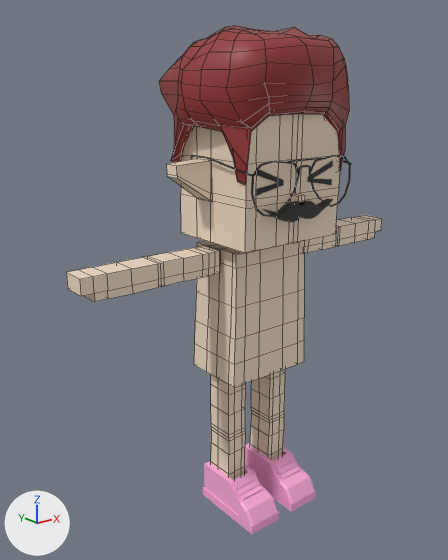
The FBX model mustachiorascals/fbx/989a23bb-9e0c-43d6-84f8-9c196c2440cb.fbx as it was, and as the next commit left it.
The view is the same before and after, from a 50 mm camera at (-0.0263, -0.0288, 0.0286) aimed at (-0.0012, 0.0024, 0.0161). The axes (+X, +Y, +Z) are drawn at lower left. The lights are the same throughout. Mesh edges are drawn as thin lines on the coarser meshes. Where no turn or scale is listed for an object, it has been applied to the vertices.

In view in the first picture: 'e_1', 'ew_aviator_2', 'f_canvas', 'h_afro', 'm_f', 'mustachio_arms', 'mustachio_body', 'mustachio_head', 'mustachio_legs'.
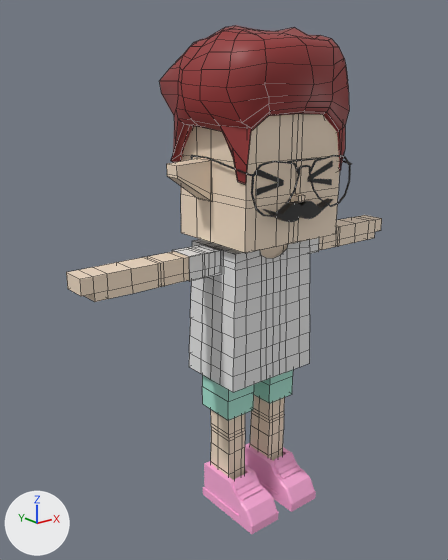
Pixel boxes [x1, y1, x2, y2] of what changed, in the pictures (448 x 560 px):
'c_shirt_1', added
    after: [189, 239, 310, 392]
'c_shorts', added (green)
    after: [202, 370, 293, 420]
'c_shirt_2', added
    after: [172, 238, 319, 281]
'mustachio_body', unchanged, covered by the edit
    before: [194, 241, 305, 388]
    after: [260, 244, 288, 258]

Edits to the bpy script that builds the scene:
```text
Add mat_upper_garment_1:
    mat_upper_garment_1 = principled_material('upper_garment_1')
    mat_upper_garment_1.base_color = (0.8, 0.8, 0.8)  # white #e7e7e7
Add mat_lower_garment:
    mat_lower_garment = principled_material('lower_garment')
    mat_lower_garment.base_color = (0.4, 0.804, 0.667)  # green #aae8d5
Add me_mesh_012:
    me_mesh_012.from_pydata(...)  # 24 vertices, 18 faces; spans x -0.00561..0.00561, y 0.00027..0.00209, z 0.01737..0.01893
    me_mesh_012.materials.append(mat_upper_garment_1)  # white #e7e7e7
Add me_mesh_003_1:
    me_mesh_003_1.from_pydata(...)  # 32 vertices, 24 faces; spans x -0.003..0.003, y -0.00018..0.00265, z 0.00723..0.01232
    me_mesh_003_1.materials.append(mat_lower_garment)  # green #aae8d5
Add me_mesh_011:
    me_mesh_011.from_pydata(...)  # 230 vertices, 212 faces; spans x -0.00349..0.00349, y -0.0013..0.00353, z 0.00994..0.01894
    me_mesh_011.materials.append(mat_upper_garment_1)  # white #e7e7e7
Add ob_c_shirt_2:
    ob_c_shirt_2 = bpy.data.objects.new('c_shirt_2', me_mesh_012)
    ob_c_shirt_2.location = (0.0, 0.0, 0.0)
Add ob_c_shorts:
    ob_c_shorts = bpy.data.objects.new('c_shorts', me_mesh_003_1)
    ob_c_shorts.location = (0.0, 0.0, 0.0)
Add ob_c_shirt_1:
    ob_c_shirt_1 = bpy.data.objects.new('c_shirt_1', me_mesh_011)
    ob_c_shirt_1.location = (0.0, 0.0, 0.0)
```
